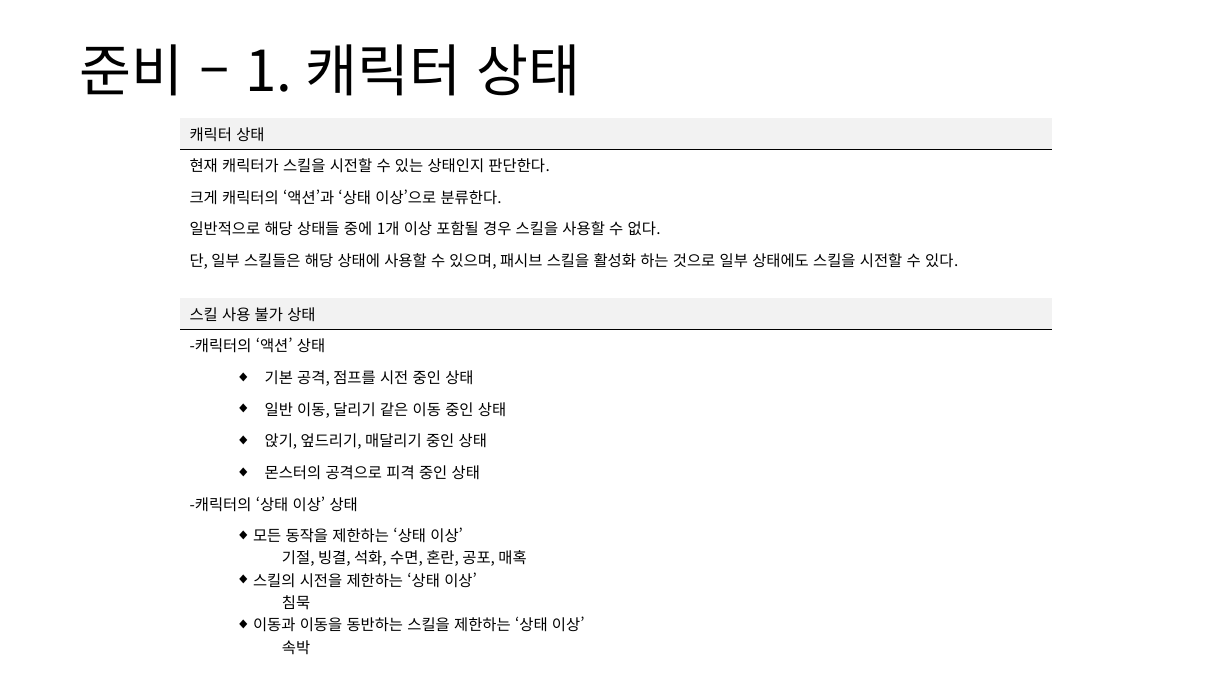
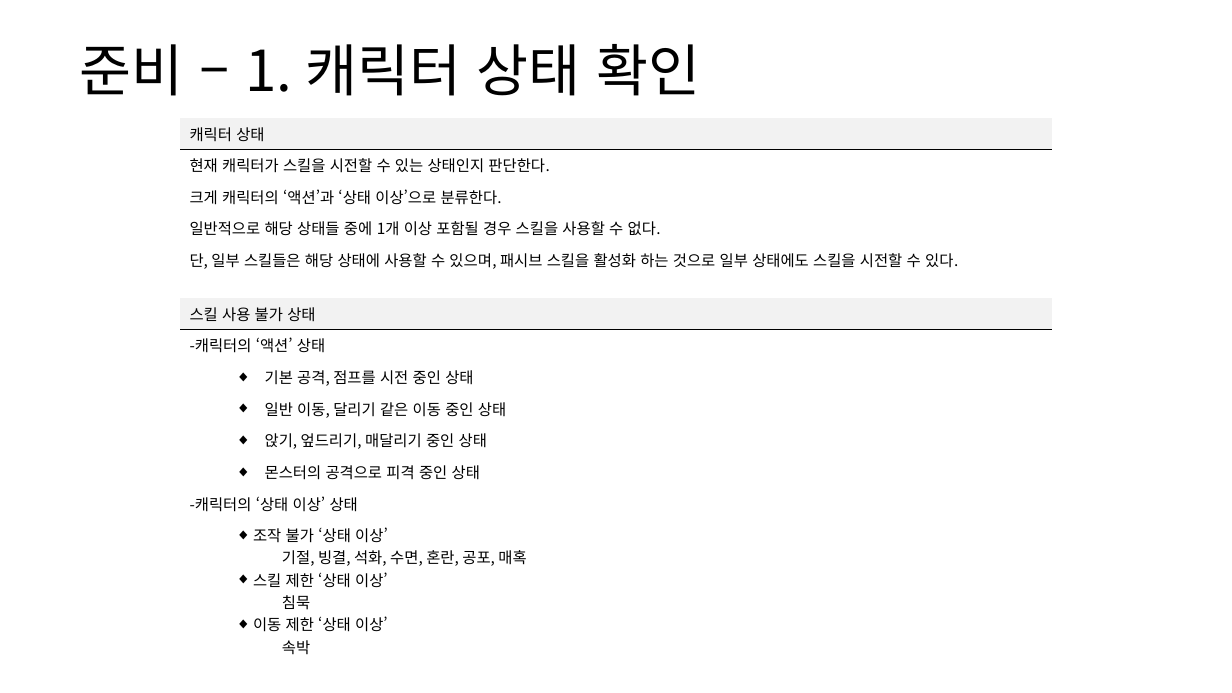
Before and after one commit to yjk0401/unityenginebasic_9th, a slide deck: slide 13 of 기획/방랑엽사전/스킬 시스템 기획서.pptx. Drawn at 1232x693 pixels with LibreOffice and Linux fonts; fonts in the diff are those of the drawing. Boxes give left, top, right and bottom in pixels: in the first picture for what was removed or moved away, otherwise in the second. Text is boxed around its words. In the diff, an @@ line names an element or a change of style, - is before the commit and + after.

```diff
--- a/기획/방랑엽사전/스킬 시스템 기획서.pptx
+++ b/기획/방랑엽사전/스킬 시스템 기획서.pptx
@@ text at <box>79,44,701,96</box>: text changed @@
-준비 – 1. 캐릭터 상태
+준비 – 1. 캐릭터 상태 확인
@@ table at <box>180,117,1052,658</box> @@
-row 14, column 1: 모든 동작을 제한하는 ‘상태 이상’ / 기절, 빙결, 석화, 수면, 혼란, 공포, 매혹 / 스킬의 시전을 제한하는 ‘상태 이상’ / 침묵 / 이동과 이동을 동반하는 스킬을 제한하는 ‘상태 이상’ / 속박
+row 14, column 1: 조작 불가 ‘상태 이상’ / 기절, 빙결, 석화, 수면, 혼란, 공포, 매혹 / 스킬 제한 ‘상태 이상’ / 침묵 / 이동 제한 ‘상태 이상’ / 속박
```
Also in this commit, not shown: 15 other slides changed, 12 other files.
